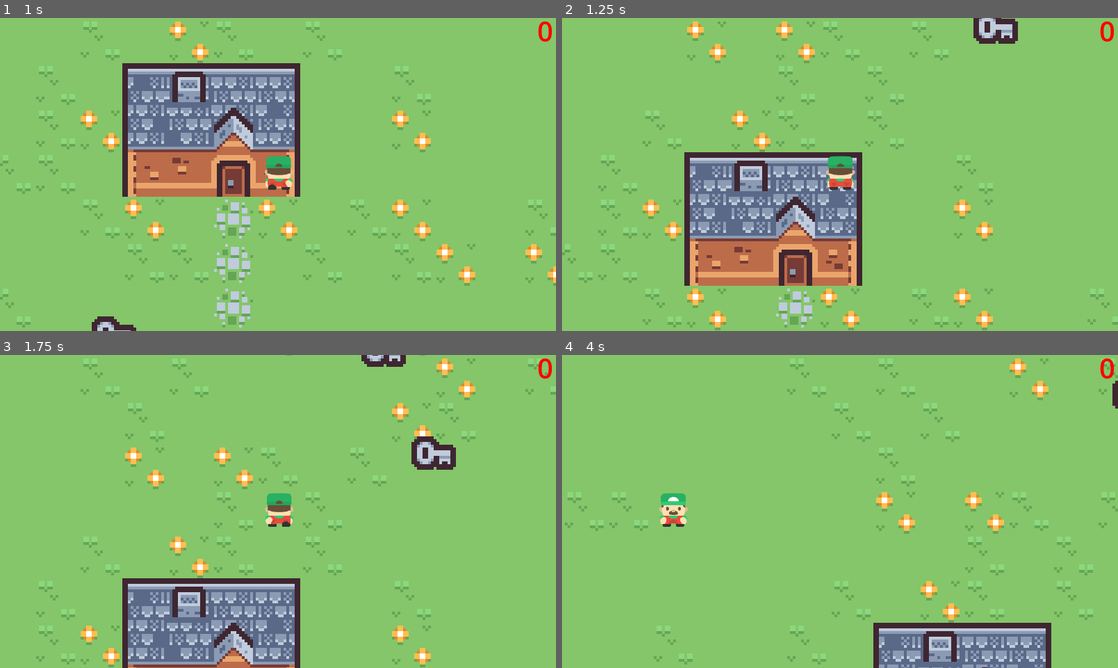
Above: before the commit, frames 1-4 (two rows, left to right).
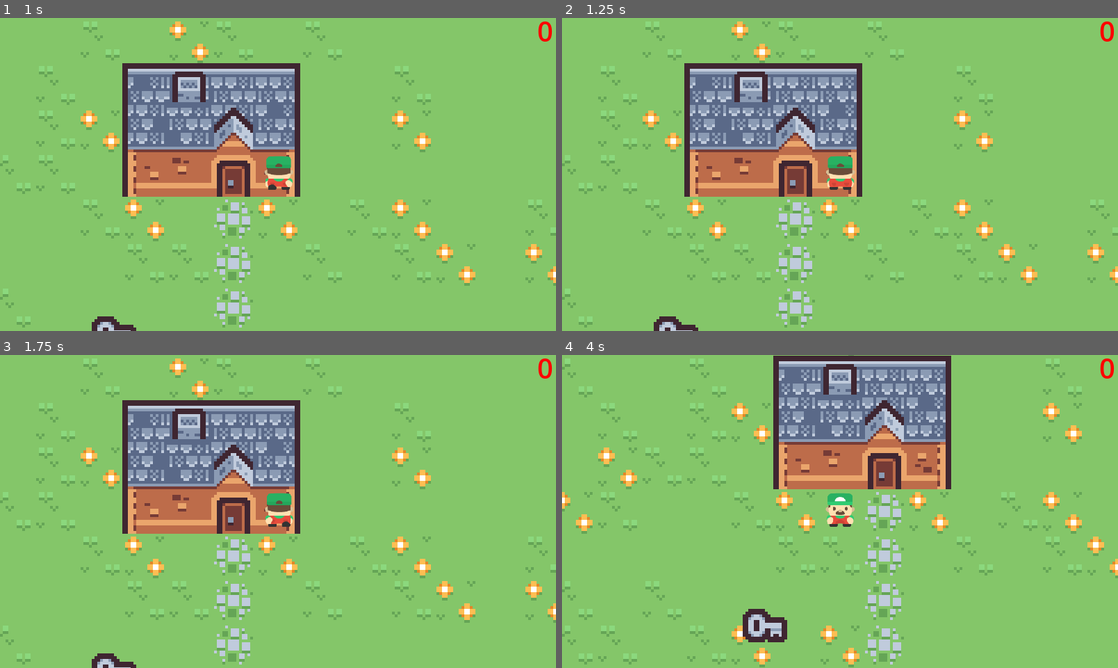
Above: after the commit, the same moments.

Repository: Starpen8Volkov/Kyle-First-Game
Game: Godot game, scene res://Scenes/main_game_window.tscn
Two runs of this game, one before a commit and one after it. Both use one fixed random seed, a clock stepped at 60 frames per second and the inputs below.
Inputs:
- Up to frame 1 (1 s): tap Enter at 0.5 s; hold Up (Player_Up) from 0.53 s (still down)
- Up to frame 2 (1.25 s): keep holding Up (Player_Up)
- Up to frame 3 (1.75 s): keep holding Up (Player_Up)
- Up to frame 4 (4 s): release Up (Player_Up) at 2.03 s; hold Left (Player_Left) 2.03-3.53 s; hold Down (Player_Down) from 3.53 s (still down)

Frame 1 is identical in both runs. In frame 2, 27% of the frame differs, in the area x 0-100%, y 0-100%; in frame 3, 28%; in frame 4, 27%.

Commit message:
Player Collision (WIP)

Diff:
--- a/Scripts/player_grid_movement.gd
+++ b/Scripts/player_grid_movement.gd
@@ -40,6 +40,7 @@
 			toMove.y+=(tileSize.y)*directionY
 
 func _on_timer_timeout():
+	#print(touches,toMove+position)
 	if toMove==Vector2(0,0):
 		sprite.stop()
 	else:
@@ -62,8 +63,12 @@
 
 
 func collidingBodies(body):
-	#print(body.position,(toMove+position)-(tileSize/2))
-	return body[1]==(toMove+position)-(tileSize/2)
+	#print(body[1],(toMove+position))
+	return body[1]==(toMove+position)
+
+
+func checkBody(b,body):
+	return b[0]==body
 
 
 func _on_left_body_entered(body):
@@ -87,16 +92,16 @@
 
 
 func _on_left_body_exited(body):
-	touches.erase(body)
+	print(touches.pop_at(touches.find_custom(checkBody.bind(body))))
 
 
 func _on_right_body_exited(body):
-	touches.erase(body)
+	print(touches.pop_at(touches.find_custom(checkBody.bind(body))))
 
 
 func _on_top_body_exited(body):
-	touches.erase(body)
+	print(touches.pop_at(touches.find_custom(checkBody.bind(body))))
 
 
 func _on_bottom_body_exited(body):
-	touches.erase(body)
+	print(touches.pop_at(touches.find_custom(checkBody.bind(body))))
